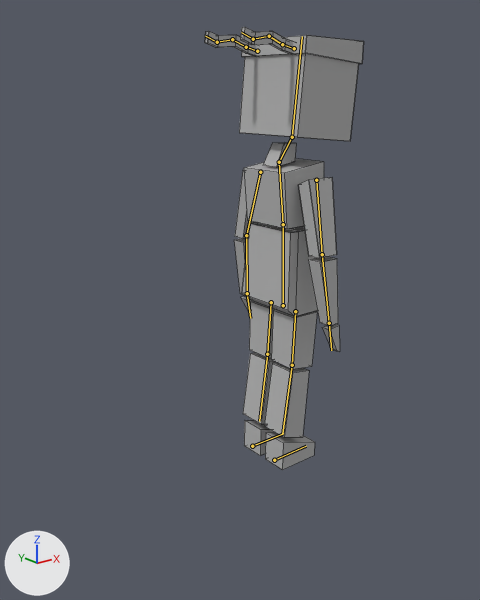
An edit to the Blender file Assets/Models/Player.blend, drawn before and after from the same camera.
Before and after are seen from a camera (50 mm lens) standing at (-10.7, -11.66, 9.13) and looking at (-0.96, 0.52, 4.25). The lights are fixed; the arrows at lower left show +X, +Y and +Z. The bones that bend it are drawn over the model as lines. Mesh edges are drawn as thin lines.

Objects in the first picture: 'Ninja_Mesh'.
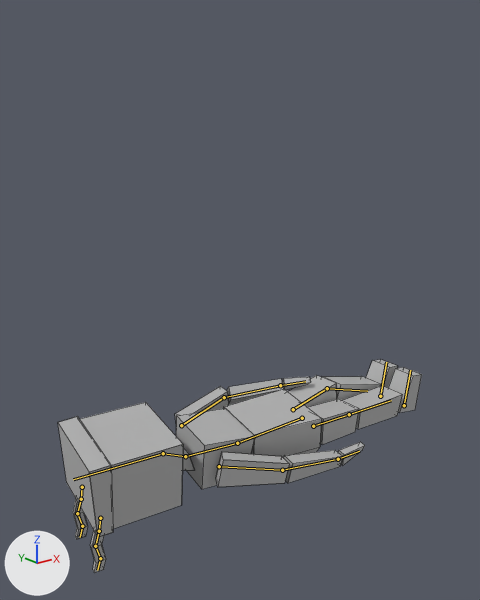
The newer file adds an action. The first version stands in its rest pose; the second is drawn at frame 1 of the action 'Get Up'.

The edits, one by one:
Bone 'Hips' (bone_hips) moves from (0.0, 0.0, 0.0) to (0.0, -3.37, -0.71).
Bone 'Hips' (bone_hips) turns from (0, 0, 0) to (94, -7, -6) degrees about its own x, y and z.
Bone 'Chest' (bone_chest) turns from (0, 0, 0) to (-12, 0, 0) degrees about its own x, y and z.
Bone 'Neck' (bone_neck) turns from (0, 0, 0) to (20, 0, 0) degrees about its own x, y and z.
Bone 'Head' (bone_head) turns from (0, 0, 0) to (-5, 0, 0) degrees about its own x, y and z.
Bone 'Arm Upper.L' (bone_arm_upper_l) turns from (0, 0, 0) to (-18, -4, -5) degrees about its own x, y and z.
Bone 'Arm Lower.L' (bone_arm_lower_l) turns from (0, 0, 0) to (6, 31, 30) degrees about its own x, y and z.
Bone 'Leg IK.L' (bone_leg_ik_l) moves from (0.0, 0.0, 0.0) to (0.0, -4.35, -0.4).
Bone 'Leg IK.L' (bone_leg_ik_l) turns from (0, 0, 0) to (-81, 0, 0) degrees about its own x, y and z.
Bone 'Leg IK.R' (bone_leg_ik_r) moves from (0.0, 0.0, 0.0) to (0.0, -4.38, -0.39).
Bone 'Leg IK.R' (bone_leg_ik_r) turns from (0, 0, 0) to (-81, 0, 0) degrees about its own x, y and z.

Boxes [x1, y1, x2, y2] around the edits, measured in the pictures (480 x 600 px):
'Ninja_Mesh', posed (128% wider, 52% shorter)
    before: [205, 27, 364, 470]
    after: [58, 359, 422, 573]
bone 'Hips', root to tip
    before: (283, 305) to (283, 224)
    after: (302, 418) to (237, 443)
bone 'Chest', root to tip
    before: (283, 224) to (279, 162)
    after: (237, 443) to (185, 456)
bone 'Neck', root to tip
    before: (279, 162) to (292, 137)
    after: (185, 456) to (163, 453)
bone 'Head', root to tip
    before: (292, 137) to (302, 36)
    after: (163, 453) to (73, 479)
bone 'Arm Upper.L', root to tip
    before: (260, 172) to (246, 235)
    after: (181, 425) to (224, 397)
bone 'Arm Lower.L', root to tip
    before: (246, 235) to (247, 293)
    after: (224, 397) to (280, 385)
